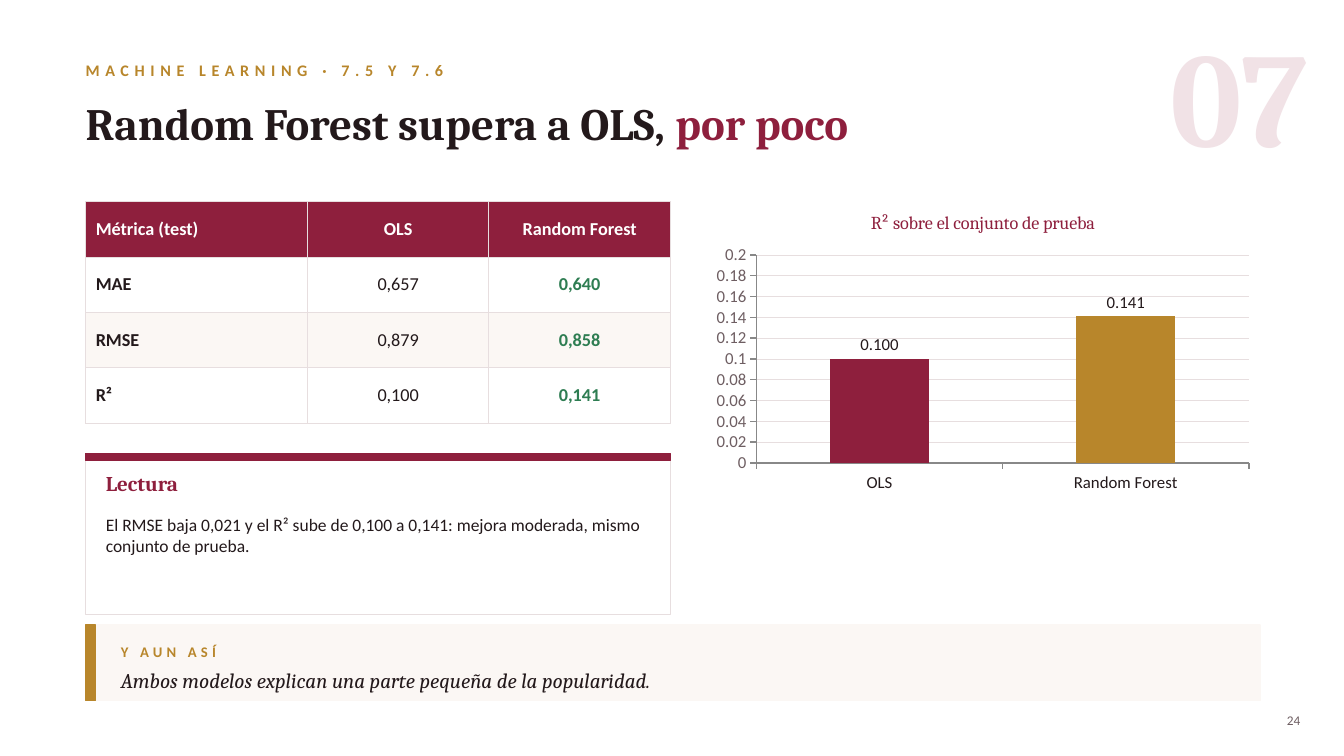
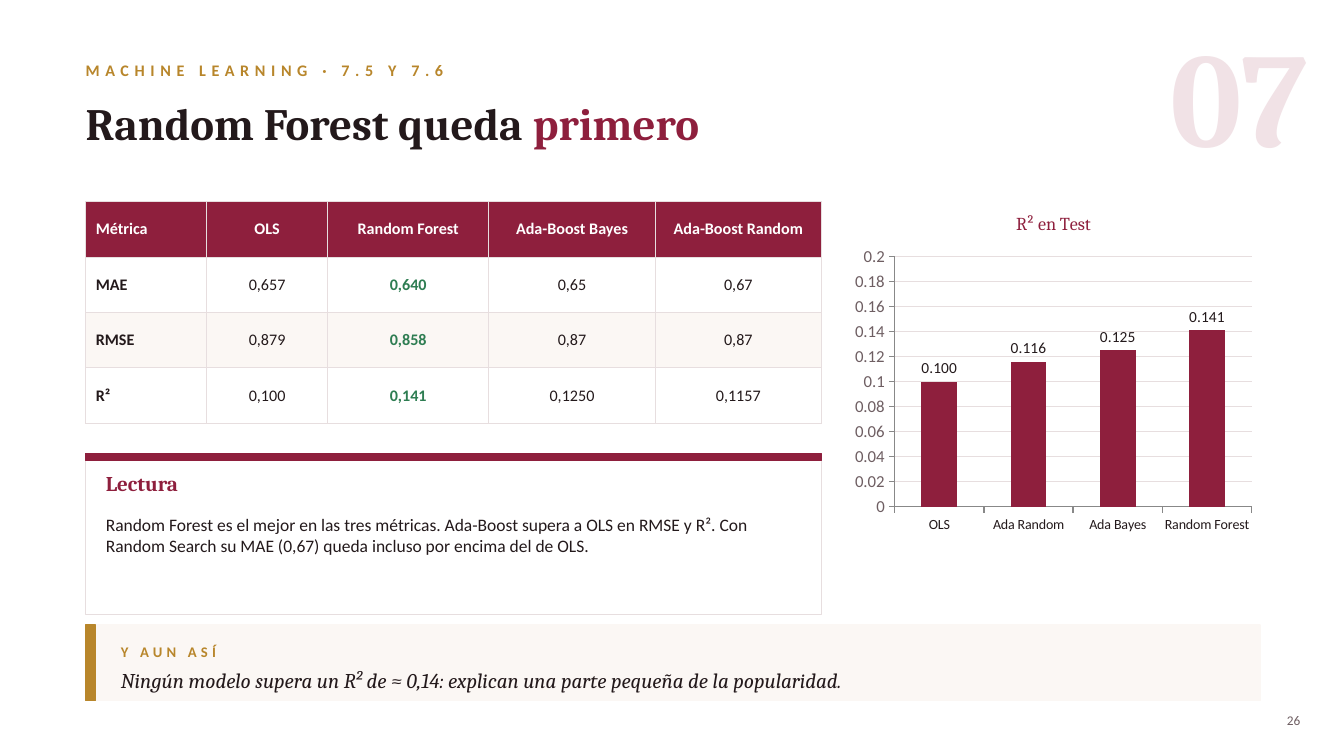
Before and after one commit to gleo1973/tp-metodos-predictivos-2c2026, a slide deck: slide 25 of Presentacion_TP_Completa.pptx (slide 23 before the commit). Drawn at 1344x756 pixels with LibreOffice and Linux fonts; fonts in the diff are those of the drawing. Boxes give left, top, right and bottom in pixels: in the first picture for what was removed or moved away, otherwise in the second. Text is boxed around its words. In the diff, an @@ line names an element or a change of style, - is before the commit and + after.

Commit message:
docs: se agrego Adda Boost

```diff
--- a/Presentacion_TP_Completa.pptx
+++ b/Presentacion_TP_Completa.pptx
@@ text at box(86, 109, 699, 150): text changed @@
-Random Forest supera a OLS, por poco
+Random Forest queda primero
@@ table at box(86, 202, 822, 423) @@
-column 1, row 1: Métrica (test)
+column 1, row 1: Métrica
+column 4: Ada-Boost Bayes | 0,65 | 0,87 | 0,1250
+column 5: Ada-Boost Random | 0,67 | 0,87 | 0,1157
@@ table: place and size @@
-table at box(86, 202, 670, 423)
+table at box(86, 202, 822, 423)
@@ column chart at box(847, 197, 1260, 539) @@
@@ title "R² sobre el conjunto de prueba" to "R² en Test" @@
-categories: OLS, Random Forest
+categories: OLS, Ada Random, Ada Bayes, Random Forest
-Series 1: 0.1, 0.141
+Series 1: 0.1, 0.116, 0.125, 0.141
@@ data labels of Series 1 changed @@
@@ category axis changed @@
@@ column chart: place and size @@
-column chart at box(706, 197, 1260, 499)
+column chart at box(847, 197, 1260, 539)
@@ rectangle: place and size @@
-rectangle at box(86, 454, 670, 615)
+rectangle at box(86, 454, 822, 615)
@@ rectangle: place and size @@
-rectangle at box(86, 454, 670, 461)
+rectangle at box(86, 454, 822, 461)
@@ text at box(106, 517, 748, 555): text changed @@
-El RMSE baja 0,021 y el R² sube de 0,100 a 0,141: mejora moderada, mismo conjunto de prueba.
+Random Forest es el mejor en las tres métricas. Ada-Boost supera a OLS en RMSE y R². Con Random Search su MAE (0,67) queda incluso por encima del de OLS.
@@ text at box(121, 671, 841, 693): text changed @@
-Ambos modelos explican una parte pequeña de la popularidad.
+Ningún modelo supera un R² de ≈ 0,14: explican una parte pequeña de la popularidad.
@@ text at box(1287, 716, 1300, 725): text changed @@
-24
+26
```
Also in this commit, not shown: 6 other slides changed, 2 slides added, 1 other file.
